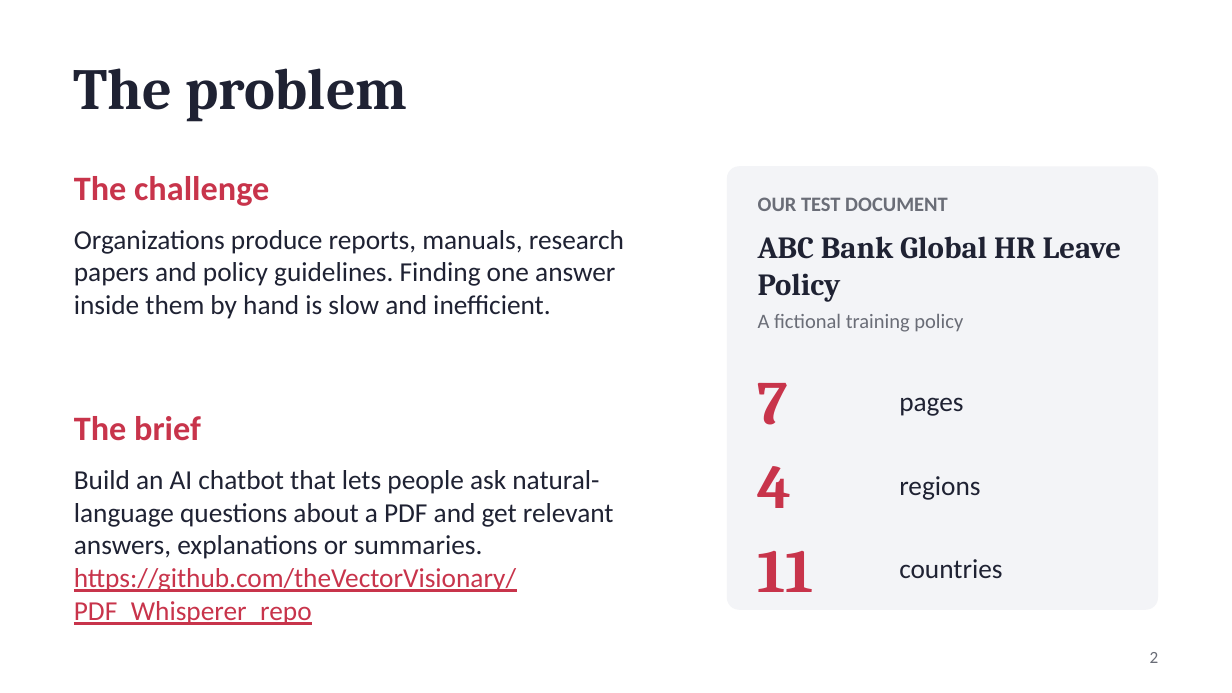
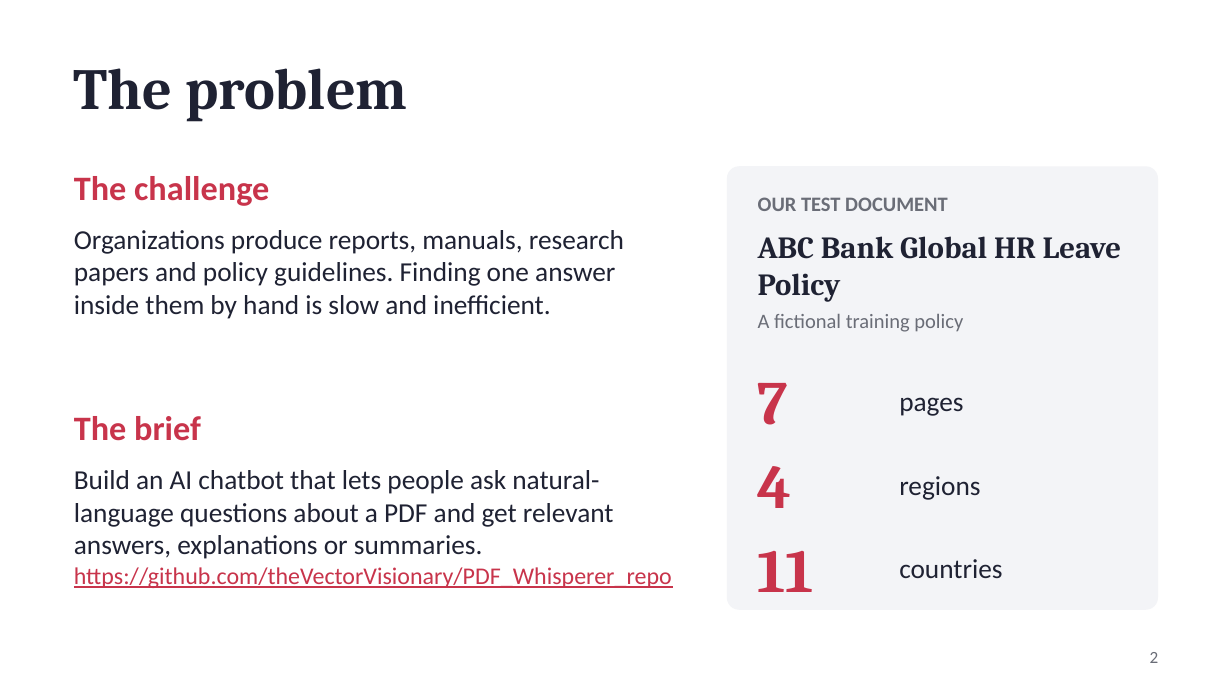
Before and after one commit to theVectorVisionary/PDF_Whisperer_repo, a slide deck: slide 2 of PDF_Whisperer_Presentation.pptx. Drawn at 1232x693 pixels with LibreOffice and Linux fonts; fonts in the diff are those of the drawing. Boxes give left, top, right and bottom in pixels: in the first picture for what was removed or moved away, otherwise in the second. Text is boxed around its words. In the diff, an @@ line names an element or a change of style, - is before the commit and + after.

```diff
--- a/PDF_Whisperer_Presentation.pptx
+++ b/PDF_Whisperer_Presentation.pptx
@@ text at bbox=[74, 567, 672, 588]: size 16 to 14 pt in "https://github.com/theVectorVisionary/PDF_Whisperer_repo" @@
```
Also in this commit, not shown: 1 slide added.
